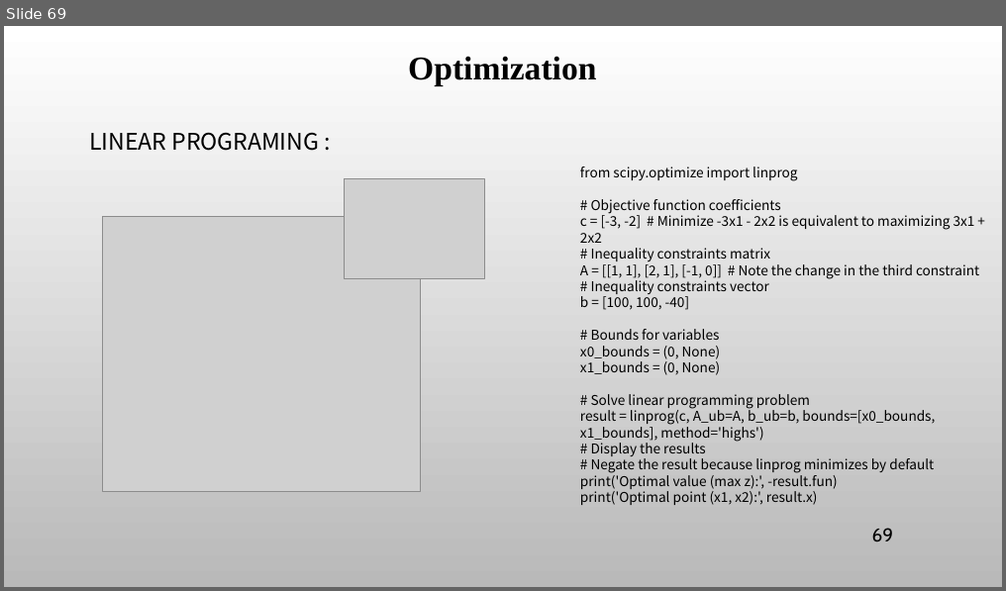
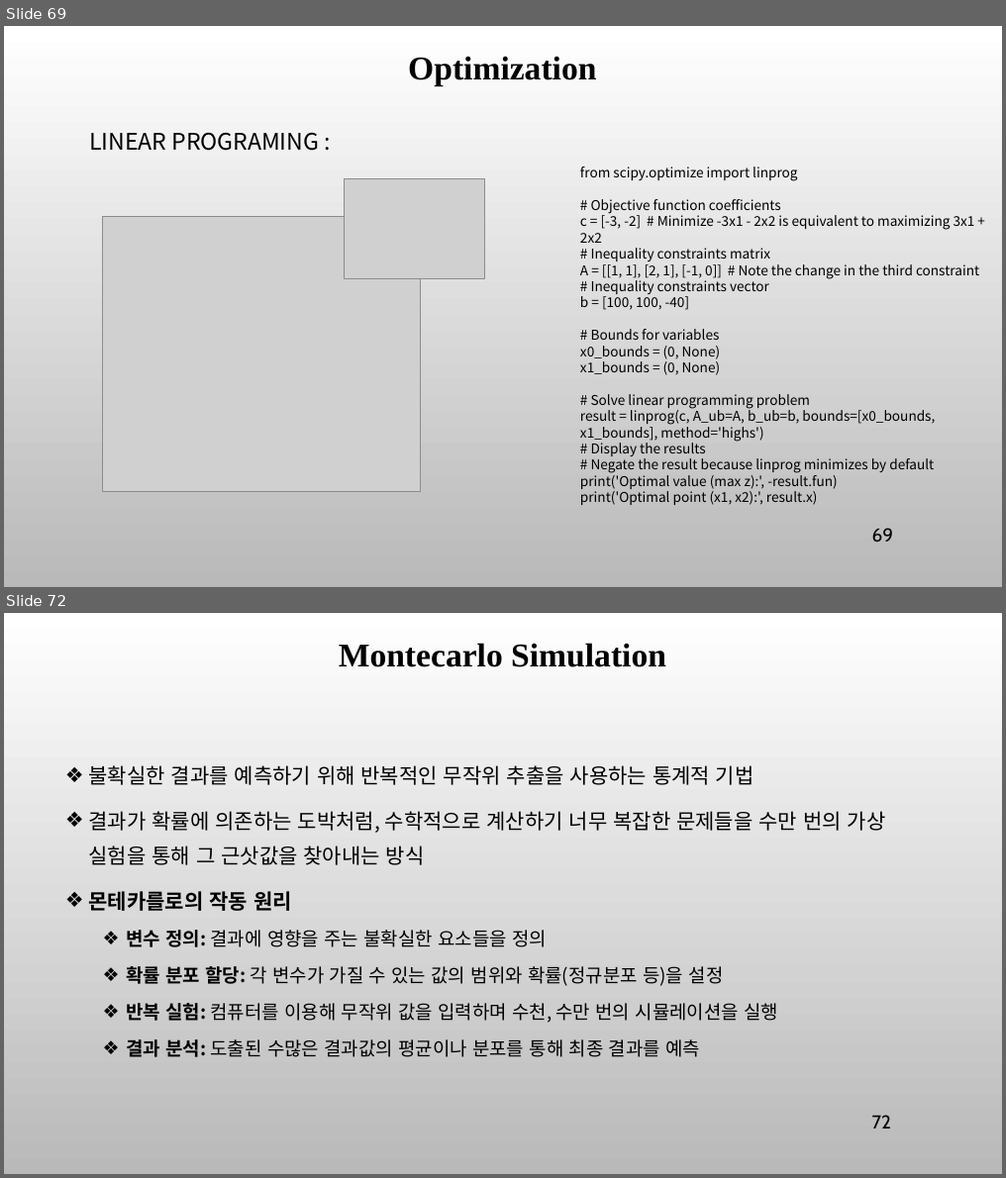
Before and after one commit to ancestor9/mathematics-for-machine-learning, a slide deck: 8_Applications of mathematics.pptx. Shown one above the other, each under a label of ours: slide 69 before the commit, slides 69 and 72 after it; the slides between them are not shown. The pictures are 1006x591 and 1006x1178 pixels, drawn with LibreOffice and Linux fonts; fonts in the diff are those of the drawing; grey boxes stand for pictures; background and template pictures are left out. Boxes give left, top, right and bottom in pixels: in the first picture for what was removed or moved away, otherwise in the second. Text is boxed around its words. In the diff, an @@ line names an element or a change of style, - is before the commit and + after.

```diff
--- a/8_Applications of mathematics.pptx
+++ b/8_Applications of mathematics.pptx
@@ slide 72 added at [4,613,1002,1174], background picture (left out) @@
@@ title added at [339,643,666,667], 32 pt, text #000000, bold @@
+Montecarlo Simulation
@@ text added at [89,765,886,1058], 18 pt, text #000000 @@
+❖ 불확실한 결과를 예측하기 위해 반복적인 무작위 추출을 사용하는 통계적 기법
+❖ 결과가 확률에 의존하는 도박처럼, 수학적으로 계산하기 너무 복잡한 문제들을 수만 번의 가상 실험을 통해 그 근삿값을 찾아내는 방식
+❖ 몬테카를로의 작동 원리
+  ❖ 변수 정의: 결과에 영향을 주는 불확실한 요소들을 정의
+  ❖ 확률 분포 할당: 각 변수가 가질 수 있는 값의 범위와 확률(정규분포 등)을 설정
+  ❖ 반복 실험: 컴퓨터를 이용해 무작위 값을 입력하며 수천, 수만 번의 시뮬레이션을 실행
+  ❖ 결과 분석: 도출된 수많은 결과값의 평균이나 분포를 통해 최종 결과를 예측
@@ page number added at [872,1115,891,1129], 18 pt, text #000000 @@
+72
```
Also in this commit, not shown: 15 other slides added.
